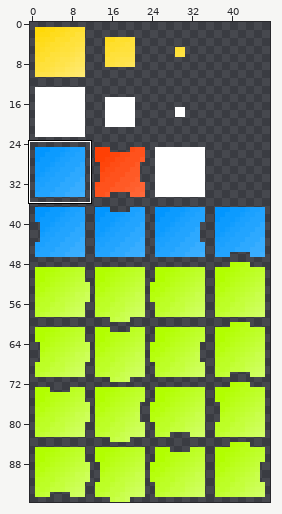
Two states of a sprite sheet, assets/cells.png. The picture above shows the old version from afar; the outline marks the close-up.
Close-up. Before:
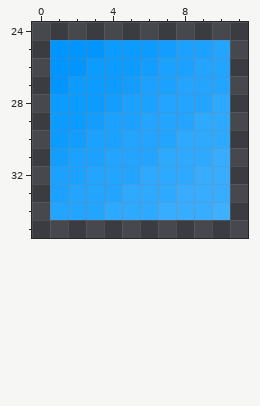
The file is 48x96 pixels. Colours within 5 levels of each other are drawn and written as one. Shown: x 0..11, y 24..35. The commit also changed other parts of the picture, which this record leaves out.
And afterwards:
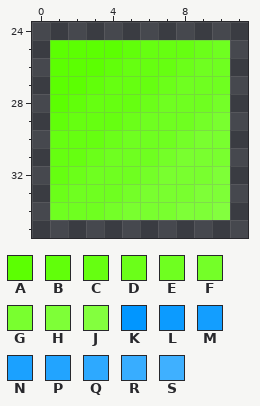
Palette (. is transparent): A #5cff02  B #61ff0a  C #66ff11  D #6bff19  E #6fff20  F #74ff28  G #79ff2f  H #7eff37  J #83ff3e  K #0196ff  L #0c9bff  M #139eff  N #1ba1ff  P #22a4ff  Q #2da9ff  R #38adff  S #3fb0ff
Difference:
Changed rows in their new state; - is an unchanged pixel.
first column x 1:
25 AAAABCCCDE
26 AAABCCCDEE
27 AABCCCDEEE
28 ABCCCDEEEF
29 BCCCDEEEFG
30 CCCDEEEFGG
31 CCDEEEFGGG
32 CDEEEFGGGH
33 DEEEFGGGHH
34 EEEFGGGHHJ
Where, in picture pixels (left, top, right, bottom), the same in both close-ups:
changed: (50, 40, 230, 220)
